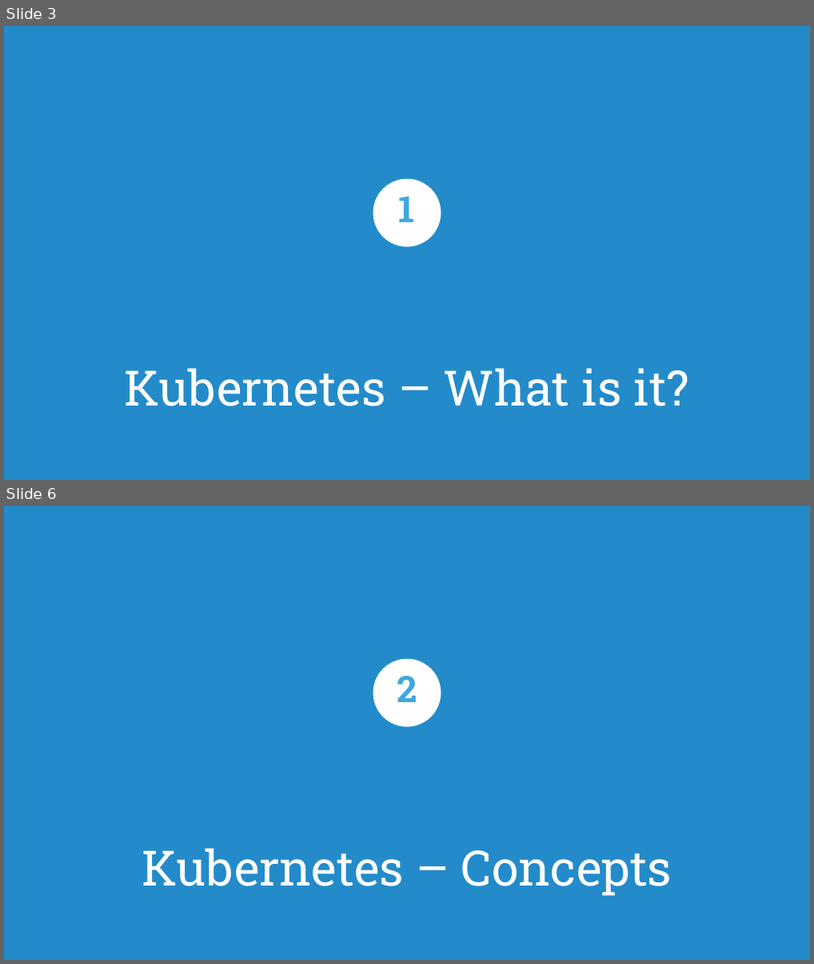
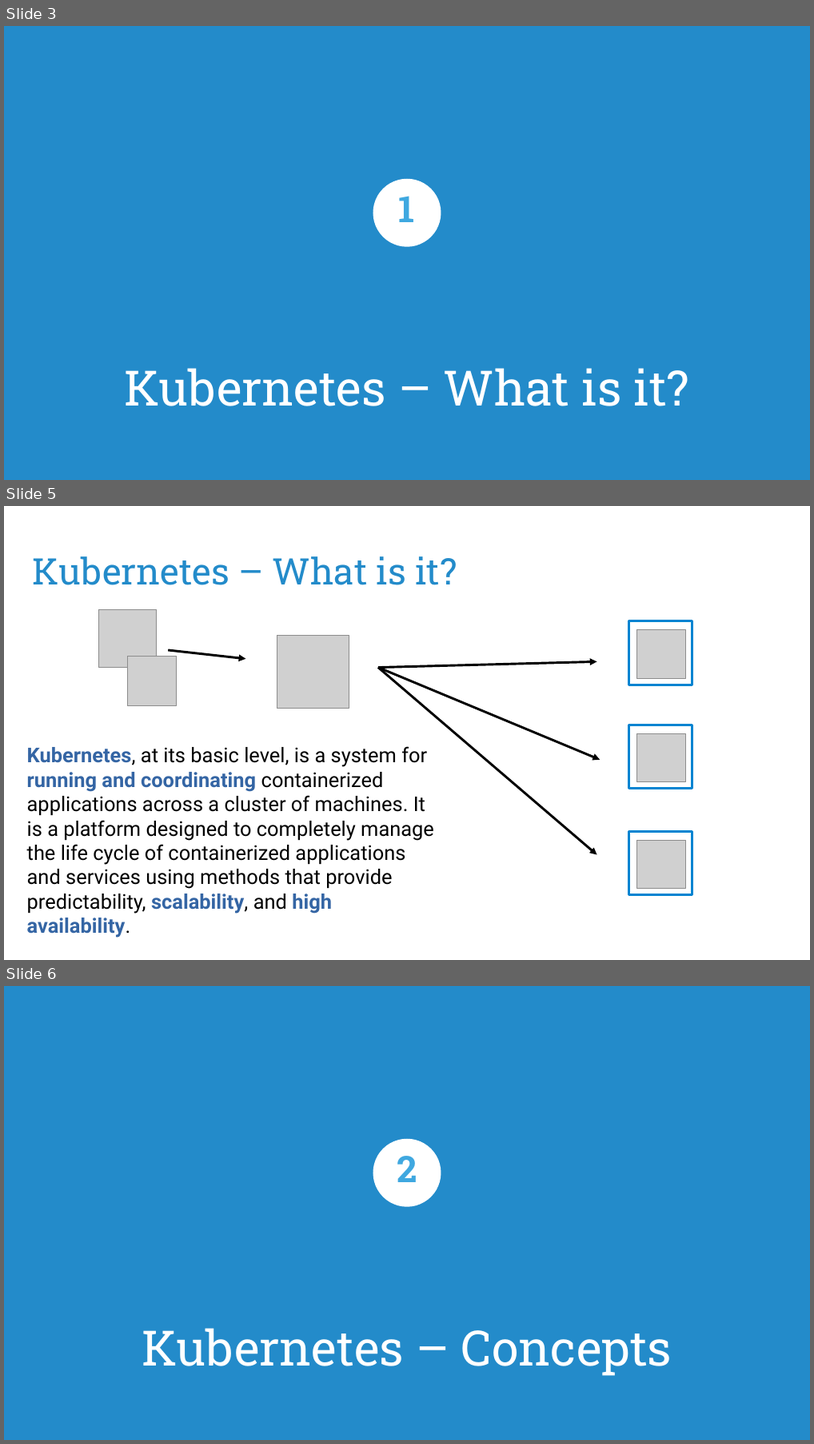
Before and after one commit to puzzle/kubernetes-techlab, a slide deck: presentation/introduction.odp. Shown one above the other, each under a label of ours: slides 3 and 6 before the commit, slides 3, 5 and 6 after it; the slides between them are not shown. The pictures are 814x964 and 814x1444 pixels, drawn with LibreOffice and Linux fonts; fonts in the diff are those of the drawing; grey boxes stand for pictures; background and template pictures are left out. Boxes give left, top, right and bottom in pixels: in the first picture for what was removed or moved away, otherwise in the second. Text is boxed around its words. In the diff, an @@ line names an element or a change of style, - is before the commit and + after.

```diff
--- a/presentation/introduction.odp
+++ b/presentation/introduction.odp
@@ slide 5 added at (4,506,810,960), background #FFFFFF @@
@@ title added at (33,556,457,585), 36 pt, text #238BCA @@
+Kubernetes – What is it?
@@ picture added at (99,609,157,667) @@
@@ rectangle added at (629,621,693,684), outline #0084D1 2.3 pt @@
@@ picture added at (278,636,350,708) @@
@@ picture added at (638,630,686,678) @@
@@ picture added at (128,656,178,706) @@
@@ arrow added from (168, 650) to (246, 659), #000000 2.3 pt @@
@@ arrow added from (378, 667) to (598, 662), #000000 2.3 pt @@
@@ arrow added from (378, 667) to (600, 759), #000000 2.3 pt @@
@@ arrow added from (378, 667) to (598, 854), #000000 2.3 pt @@
@@ rectangle added at (629,724,693,788), outline #0084D1 2.3 pt @@
@@ picture added at (638,733,686,782) @@
@@ text added at (27,746,434,937), 20 pt, text #000000 @@
+Kubernetes, at its basic level, is a system for running and coordinating containerized applications across a cluster of machines. It is a platform designed to completely manage the life cycle of containerized applications and services using methods that provide predictability, scalability, and high availability.
@@ rectangle added at (629,832,693,896), outline #0084D1 2.3 pt @@
@@ picture added at (638,840,686,888) @@
```
Also in this commit, not shown: 7 slides changed, 2 other slides added, 2 slides removed, 2 other files.
